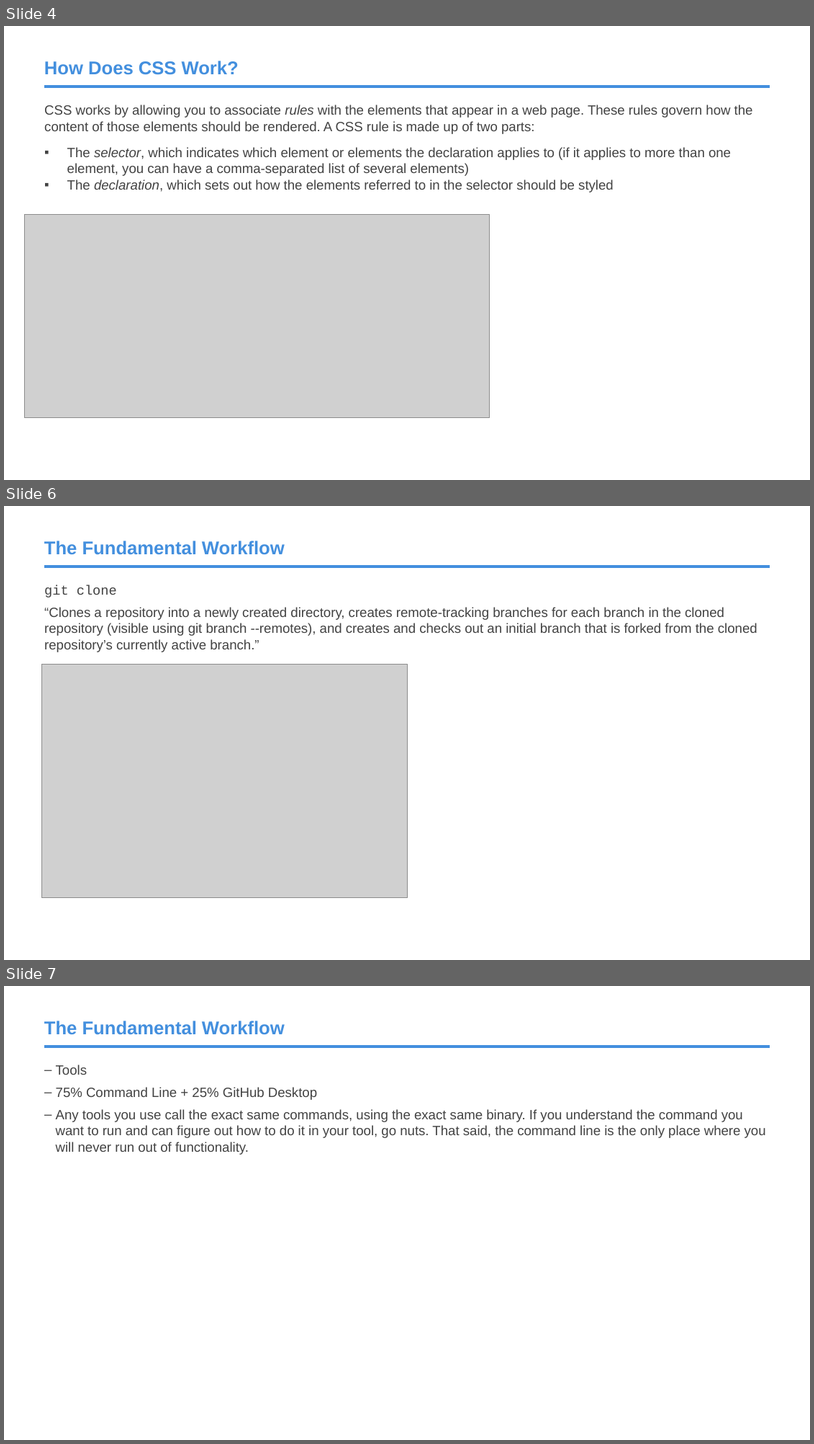
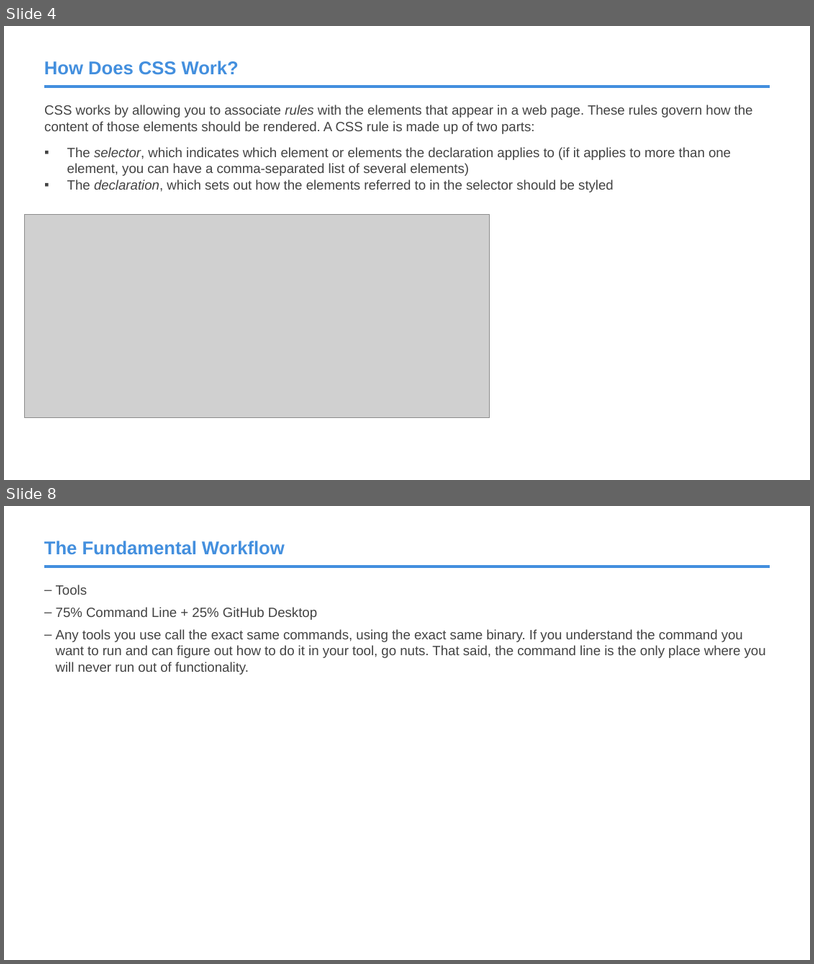
Before and after one commit to roblarsen/rob-larsen-presentations, a slide deck: css-bootstrap.pptx. Shown one above the other, each under a label of ours: slides 4, 6 and 7 before the commit, slides 4 and 8 after it; the slides between them are not shown. The pictures are 814x1444 and 814x964 pixels, drawn with LibreOffice and Linux fonts; fonts in the diff are those of the drawing; grey boxes stand for pictures; background and template pictures are left out. Boxes give left, top, right and bottom in pixels: in the first picture for what was removed or moved away, otherwise in the second. Text is boxed around its words. In the diff, an @@ line names an element or a change of style, - is before the commit and + after.

```diff
--- a/css-bootstrap.pptx
+++ b/css-bootstrap.pptx
@@ slide 6 removed at (x1=4, y1=506, x2=810, y2=960), background #FFFFFF; not listed: 1 template element that a slide beside it also shows @@
@@ title removed at (x1=44, y1=541, x2=285, y2=555) @@
-The Fundamental Workflow
@@ text removed at (x1=44, y1=585, x2=758, y2=652) @@
-git clone
-“Clones a repository into a newly created directory, creates remote-tracking branches for each branch in the cloned repository (visible using git branch --remotes), and creates and checks out an initial branch that is forked from the cloned repository’s currently active branch.”
@@ picture removed at (x1=41, y1=664, x2=407, y2=898) @@
@@ what was slide 7 is now slide 8 @@
```
Also in this commit, not shown: 1 slide changed, 2 slides added.
